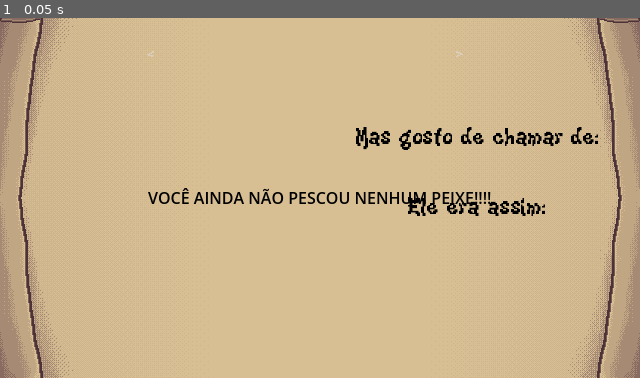
Above: before the commit, frame 1.
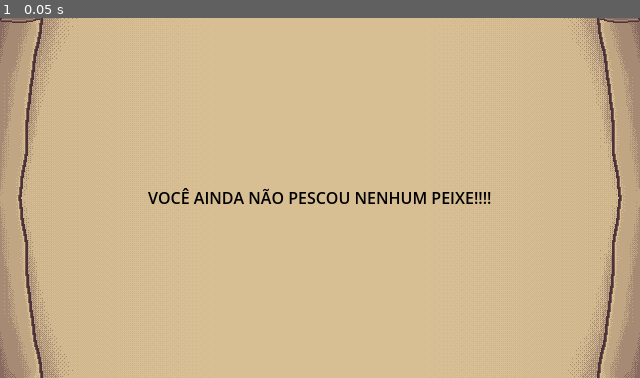
Above: after the commit, the same moment.

Repository: Bad-Onion/gyotaku
Game: Godot game, scene res://scenes/minigames/catalogo.tscn
The game is run twice, just before and just after one commit, with the same random seed, the same clock (stepped at 60 frames per second) and the same inputs.
Inputs:
- Up to frame 1 (0.05 s): no input

The runs differ from the first frame. In frame 1, 1.2% of the frame differs, in the area x 22-94%, y 9-55%.

Commit message:
Novos peixes adicionados

Diff:
--- a/gyotaku/scenes/minigames/catalogo.tscn
+++ b/gyotaku/scenes/minigames/catalogo.tscn
@@ -9,7 +9,9 @@
 [ext_resource type="Script" uid="uid://bis58b30cdteo" path="res://scripts/carimbar.gd" id="5_uq8ag"]
 [ext_resource type="Texture2D" uid="uid://dwqi2tr1fbc4i" path="res://assets/peixes/peixetest.png" id="7_k7br0"]
 [ext_resource type="Texture2D" uid="uid://o2j2kqbdc7n" path="res://assets/peixes/Raya pequena1.png" id="8_5uvc8"]
+[ext_resource type="Texture2D" uid="uid://cs6obyilhc7fe" path="res://assets/peixes/Enguia Demonio/Enguia pequena.png" id="9_ggxav"]
 [ext_resource type="PackedScene" uid="uid://v74jwe10ydnv" path="res://scenes/SaveManager.tscn" id="10_8wrta"]
+[ext_resource type="Texture2D" uid="uid://bllyqiyhkaamq" path="res://assets/peixes/Fantasma/Fantasma pequeno.png" id="10_akqbu"]
 [ext_resource type="StyleBox" uid="uid://odrg3nh1h5o1" path="res://assets/background/nine_botao.tres" id="10_bx3c7"]
 [ext_resource type="FontFile" uid="uid://c02fyhip3telr" path="res://assets/fontes/KiwiSoda.ttf" id="10_i0u0o"]
 
@@ -94,43 +96,23 @@
 theme_override_styles/hover = SubResource("StyleBoxEmpty_akqbu")
 icon = ExtResource("8_5uvc8")
 
-[node name="gurukun2" type="Button" parent="Peixes" unique_id=1922047983]
-texture_filter = 1
-custom_minimum_size = Vector2(48, 48)
-layout_mode = 2
-theme_override_colors/icon_hover_color = Color(1, 1, 1, 0.41568628)
-theme_override_styles/normal = SubResource("StyleBoxEmpty_0rlum")
-theme_override_styles/pressed = SubResource("StyleBoxEmpty_ggxav")
-theme_override_styles/hover = SubResource("StyleBoxEmpty_akqbu")
-icon = ExtResource("7_k7br0")
-
-[node name="raya2" type="Button" parent="Peixes" unique_id=151037613]
-custom_minimum_size = Vector2(48, 48)
-layout_mode = 2
-theme_override_colors/icon_hover_color = Color(1, 1, 1, 0.41568628)
-theme_override_styles/normal = SubResource("StyleBoxEmpty_0rlum")
-theme_override_styles/pressed = SubResource("StyleBoxEmpty_ggxav")
-theme_override_styles/hover = SubResource("StyleBoxEmpty_akqbu")
-icon = ExtResource("8_5uvc8")
-
-[node name="gurukun3" type="Button" parent="Peixes" unique_id=1811570917]
-texture_filter = 1
-custom_minimum_size = Vector2(48, 48)
-layout_mode = 2
-theme_override_colors/icon_hover_color = Color(1, 1, 1, 0.41568628)
-theme_override_styles/normal = SubResource("StyleBoxEmpty_0rlum")
-theme_override_styles/pressed = SubResource("StyleBoxEmpty_ggxav")
-theme_override_styles/hover = SubResource("StyleBoxEmpty_akqbu")
-icon = ExtResource("7_k7br0")
-
-[node name="raya3" type="Button" parent="Peixes" unique_id=153414219]
-custom_minimum_size = Vector2(48, 48)
-layout_mode = 2
-theme_override_colors/icon_hover_color = Color(1, 1, 1, 0.41568628)
-theme_override_styles/normal = SubResource("StyleBoxEmpty_0rlum")
-theme_override_styles/pressed = SubResource("StyleBoxEmpty_ggxav")
-theme_override_styles/hover = SubResource("StyleBoxEmpty_akqbu")
-icon = ExtResource("8_5uvc8")
+[node name="enguia_demonio" type="Button" parent="Peixes" unique_id=1346269186]
+custom_minimum_size = Vector2(48, 48)
+layout_mode = 2
+theme_override_colors/icon_hover_color = Color(1, 1, 1, 0.41568628)
+theme_override_styles/normal = SubResource("StyleBoxEmpty_0rlum")
+theme_override_styles/pressed = SubResource("StyleBoxEmpty_ggxav")
+theme_override_styles/hover = SubResource("StyleBoxEmpty_akqbu")
+icon = ExtResource("9_ggxav")
+
+[node name="peixe_fantasma" type="Button" parent="Peixes" unique_id=2083734836]
+custom_minimum_size = Vector2(48, 48)
+layout_mode = 2
+theme_override_colors/icon_hover_color = Color(1, 1, 1, 0.41568628)
+theme_override_styles/normal = SubResource("StyleBoxEmpty_0rlum")
+theme_override_styles/pressed = SubResource("StyleBoxEmpty_ggxav")
+theme_override_styles/hover = SubResource("StyleBoxEmpty_akqbu")
+icon = ExtResource("10_akqbu")
 
 [node name="Proximo" type="Button" parent="." unique_id=1485457812]
 layout_mode = 0
@@ -228,7 +210,7 @@
 horizontal_alignment = 1
 vertical_alignment = 1
 
-[node name="GostoDeChamar2" type="Label" parent="." unique_id=1796086792]
+[node name="EraAssim" type="Label" parent="." unique_id=1796086792]
 layout_mode = 0
 offset_left = 356.0
 offset_top = 171.0
@@ -274,10 +256,8 @@
 
 [connection signal="pressed" from="Peixes/gurukun" to="Peixes/gurukun" method="_on_pressed"]
 [connection signal="pressed" from="Peixes/raya" to="Peixes/raya" method="_on_pressed"]
-[connection signal="pressed" from="Peixes/gurukun2" to="Peixes/gurukun2" method="_on_pressed"]
-[connection signal="pressed" from="Peixes/raya2" to="Peixes/raya2" method="_on_pressed"]
-[connection signal="pressed" from="Peixes/gurukun3" to="Peixes/gurukun3" method="_on_pressed"]
-[connection signal="pressed" from="Peixes/raya3" to="Peixes/raya3" method="_on_pressed"]
+[connection signal="pressed" from="Peixes/enguia_demonio" to="Peixes/enguia_demonio" method="_on_pressed"]
+[connection signal="pressed" from="Peixes/peixe_fantasma" to="Peixes/peixe_fantasma" method="_on_pressed"]
 [connection signal="pressed" from="Proximo" to="." method="_on_proximo_pressed"]
 [connection signal="pressed" from="Anterior" to="." method="_on_anterior_pressed"]
 [connection signal="pressed" from="Carimbar" to="Carimbar" method="_on_pressed"]
--- a/gyotaku/scripts/catalogo_manager.gd
+++ b/gyotaku/scripts/catalogo_manager.gd
@@ -10,6 +10,8 @@
 @onready var container_botoes: Node = $Peixes
 @onready var anterior: Button = $Anterior
 @onready var proximo: Button = $Proximo
+@onready var gosto_de_chamar: Label = $GostoDeChamar
+@onready var era_assim: Label = $EraAssim
 
 var pagina_atual : int = 0
 const ITENS_POR_PAGINA : int = 5
@@ -91,6 +93,10 @@
 	desc.visible = tem_peixe
 	nome_cien.visible = tem_peixe
 	botao_carimbar.visible = tem_peixe
+	gosto_de_chamar.visible = tem_peixe
+	era_assim.visible = tem_peixe
+	anterior.visible = tem_peixe
+	proximo.visible = tem_peixe
 
 	aviso_vazio.visible = !tem_peixe
 
--- a/gyotaku/scripts/peixe.gd
+++ b/gyotaku/scripts/peixe.gd
@@ -5,6 +5,8 @@
 @onready var imagem: Imagem = $Sprite/Imagem
 const GURUKUN = preload("uid://dt4rrortstg0f")
 const RAYA = preload("uid://cvk6cnuie07k1")
+const ENGUIA_DEMONIO = preload("uid://cruwc3xutb6wr")
+const PEIXE_FANTASMA = preload("uid://dmfo171nmdaqw")
 
 const CAMINHO_SAVE = "user://save_do_jogo.json"
 
@@ -18,12 +20,19 @@
 	if Global.peixe_a_carimbar != "":
 		tipo = Global.peixe_a_carimbar
 
-	if tipo == "gurukun":
-		sprite.texture = GURUKUN
-		sombra.texture = GURUKUN
-	if tipo == "raya":
-		sprite.texture = RAYA
-		sombra.texture = RAYA
+	sprite.texture = retornar_tipo()
+	sombra.texture = retornar_tipo()
+
+func retornar_tipo():
+	match tipo:
+		"gurukun":
+			return GURUKUN
+		"raya":
+			return RAYA
+		"enguia_demonio":
+			return ENGUIA_DEMONIO
+		"peixe_fantasma":
+			return PEIXE_FANTASMA
 
 func salvar_imagem() -> void:
 	var file_path = "user://" + tipo + ".png"
--- a/gyotaku/scripts/peixe_catalogo.gd
+++ b/gyotaku/scripts/peixe_catalogo.gd
@@ -4,17 +4,17 @@
 @export var tipo : String
 @onready var peixe: Sprite2D = $Peixe
 
-#P&B
+#Sprites
 const GURUKUN = preload("uid://dk8bybnxddsr")
 const RAYA = preload("uid://looocptmvug0")
+const ENGUIA_DEMONIO = preload("uid://cx7h8s5lxtmmw")
+const PEIXE_FANTASMA = preload("uid://drxxqsnpsgngb")
+
 
 func atualizar_peixe(novo_tipo: String) -> void:
 	tipo = novo_tipo
 
-	if tipo == "gurukun":
-		peixe.texture = GURUKUN
-	elif tipo == "raya":
-		peixe.texture = RAYA
+	peixe.texture = retornar_tipo()
 
 	var pintura_arquivo = pegar_pintura(tipo)
 
@@ -23,6 +23,17 @@
 	(peixe.material as ShaderMaterial).set_shader_parameter("pintura_tex", pintura_arquivo)
 	var tamanho_do_peixe = peixe.texture.get_size()
 	(peixe.material as ShaderMaterial).set_shader_parameter("fish_size", tamanho_do_peixe)
+
+func retornar_tipo():
+	match tipo:
+		"gurukun":
+			return GURUKUN
+		"raya":
+			return RAYA
+		"enguia_demonio":
+			return ENGUIA_DEMONIO
+		"peixe_fantasma":
+			return PEIXE_FANTASMA
 
 func pegar_pintura(nome_do_peixe: String) -> Texture2D:
 	var caminho_do_arquivo = "user://" + nome_do_peixe + ".png"
--- a/gyotaku/scripts/save_manager.gd
+++ b/gyotaku/scripts/save_manager.gd
@@ -17,7 +17,7 @@
 		"gurukun": {
 			"nome": "Gurukun",
 			"apelido": "",
-			"descricao": "Um peixe tropical vermelho muito ágil. É o símbolo de Okinawa e fica lindo em carimbos de papel de arroz.",
+			"descricao": "Um peixe tropical colorido muito ágil. É o símbolo de Okinawa e fica lindo em carimbos de papel de arroz.",
 			"pego": false,
 			"carimbado": false
 		},
@@ -25,6 +25,20 @@
 			"nome": "Arraia Pintada",
 			"apelido": "",
 			"descricao": "Majestosa e gigante. Desliza pela água como se estivesse voando. Cuidado com o ferrão!",
+			"pego": false,
+			"carimbado": false
+		},
+		"enguia_demonio": {
+			"nome": "Enguia Demônio",
+			"apelido": "",
+			"descricao": "Enguia do diabo",
+			"pego": false,
+			"carimbado": false
+		},
+		"peixe_fantasma": {
+			"nome": "Peixe Fantasma",
+			"apelido": "",
+			"descricao": "Buuuuuuuu",
 			"pego": false,
 			"carimbado": false
 		}
Binary file added: gyotaku/assets/peixes/Enguia Demonio/Enguia pequena.png
Not shown, added: gyotaku/assets/peixes/Enguia Demonio/Enguia pequena.png.import
Binary file added: gyotaku/assets/peixes/Enguia Demonio/EnguiaDemonioBranca.png
Not shown, added: gyotaku/assets/peixes/Enguia Demonio/EnguiaDemonioBranca.png.import
Binary file added: gyotaku/assets/peixes/Fantasma/Fantasma pequeno.png
Not shown, added: gyotaku/assets/peixes/Fantasma/Fantasma pequeno.png.import
Binary file changed: gyotaku/assets/peixes/Fantasma/PeixeFantasmaCarimbo.png
